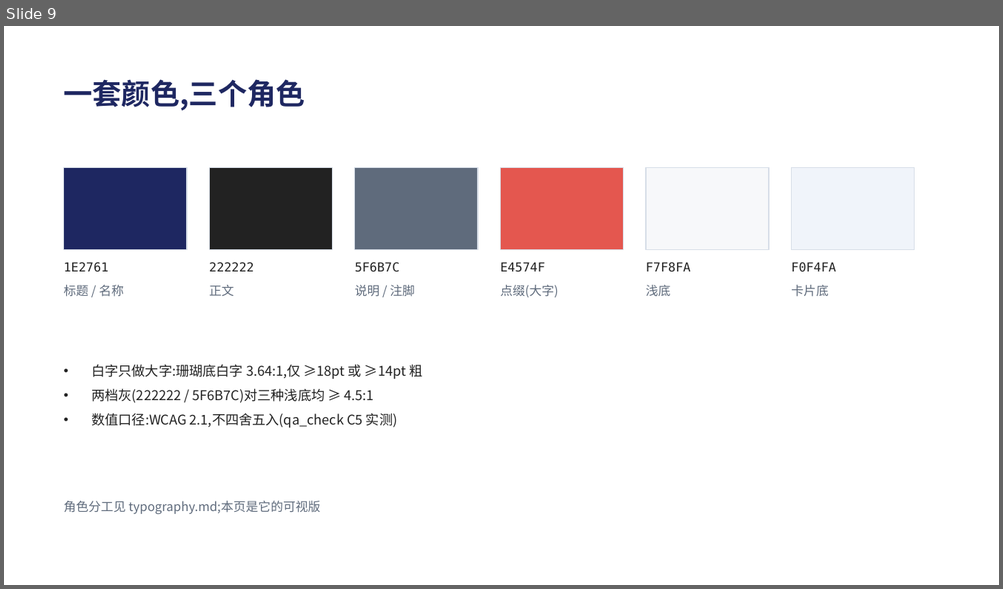
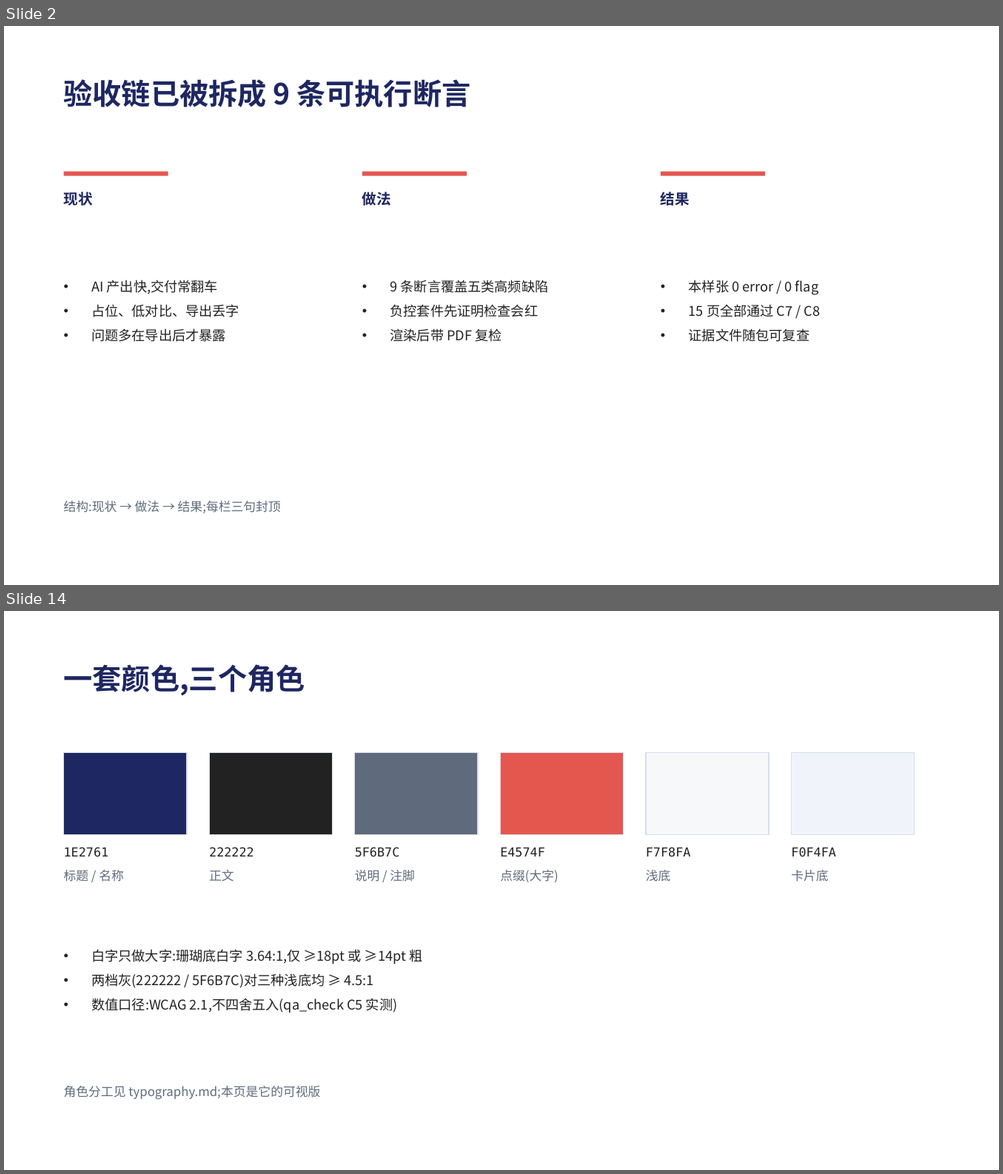
Before and after one commit to Tlaven/skill-repo, a slide deck: pptx-delivery/examples/acceptance-sample/deck.pptx. Shown one above the other, each under a label of ours: slide 9 before the commit, slides 2 and 14 after it; the slides between them are not shown. The pictures are 1003x589 and 1003x1174 pixels, drawn with LibreOffice and Linux fonts; fonts in the diff are those of the drawing. Boxes give left, top, right and bottom in pixels: in the first picture for what was removed or moved away, otherwise in the second. Text is boxed around its words. In the diff, an @@ line names an element or a change of style, - is before the commit and + after.

Commit message:
feat(pptx-delivery): 版式库脚手架(essentials 蒸馏)+ 示例重做为 15 页 12 原型
- 学习与蒸馏(essentials 完整版流程):StrategyU 14 版式库 + Deckary MBB 结构规则 +
  bento 综述 → docs/scaffolds/slide-patterns-essentials.md(候选待作者评审;12 条通例、
  来源分级;"bento 47% 留存"类引用标【待补证据】不予采信)
- 先尺子后提案:示例重做为 15 页 / 12 种原型(执行摘要、大数字、三支柱、chevron 流程、
  时间线、2×2 矩阵、仪表盘、双栏对比、记分卡、引用+证据、图+解读、终端块、色卡、封面/收尾);
  生成器新增点阵纹理(sharp Alpha)与 chevron / triangle / 环形等形状构件,两张图片 aspect 精确
- 判据当场生效:C5 拦下装饰性低对比引号(通例 8)→ 改 ice;记分卡"七项"→"八项"事实修正;
  三支柱补元信息层
- validate PASSED;两层断言 0/0(15 页);CHECK.md 重写(按 15 页版式逐条列检查点);
  SKILL.md 挂新版式脚手架入口

```diff
--- a/pptx-delivery/examples/acceptance-sample/deck.pptx
+++ b/pptx-delivery/examples/acceptance-sample/deck.pptx
@@ slide 2 added at bbox=[4, 26, 999, 585], background #FFFFFF @@
@@ text added at bbox=[64, 79, 470, 107], 28 pt, text #1E2761, bold @@
+验收链已被拆成 9 条可执行断言
@@ rectangle added at bbox=[64, 172, 168, 176], fill #E4574F @@
@@ rectangle added at bbox=[362, 172, 466, 176], fill #E4574F @@
@@ rectangle added at bbox=[660, 172, 765, 176], fill #E4574F @@
@@ text added at bbox=[64, 192, 93, 206], 14 pt, text #1E2761, bold @@
+现状
@@ text added at bbox=[362, 192, 391, 206], 14 pt, text #1E2761, bold @@
+做法
@@ text added at bbox=[660, 192, 689, 206], 14 pt, text #1E2761, bold @@
+结果
@@ text added at bbox=[91, 280, 239, 342], 13 pt, text #222222 @@
+• AI 产出快,交付常翻车
+• 占位、低对比、导出丢字
+• 问题多在导出后才暴露
@@ text added at bbox=[390, 280, 549, 342], 13 pt, text #222222 @@
+• 9 条断言覆盖五类高频缺陷
+• 负控套件先证明检查会红
+• 渲染后带 PDF 复检
@@ text added at bbox=[688, 280, 820, 342], 13 pt, text #222222 @@
+• 本样张 0 error / 0 flag
+• 15 页全部通过 C7 / C8
+• 证据文件随包可复查
@@ text added at bbox=[64, 501, 281, 514], 12 pt, text #5F6B7C @@
+结构:现状 → 做法 → 结果;每栏三句封顶
@@ what was slide 9 is now slide 14 @@
```
Also in this commit, not shown: 4 slides changed, 8 other slides added, 5 slides removed, 23 other files.
